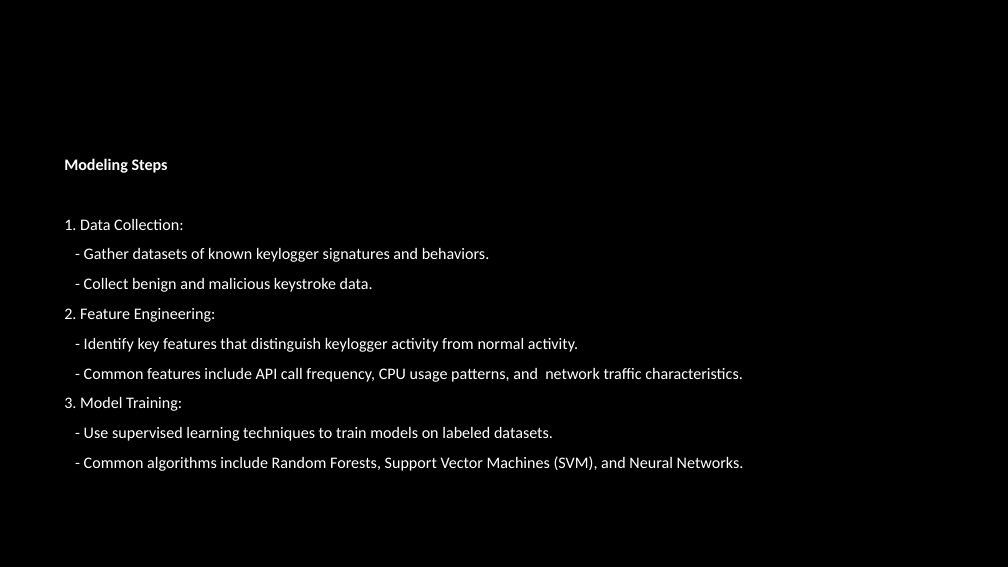
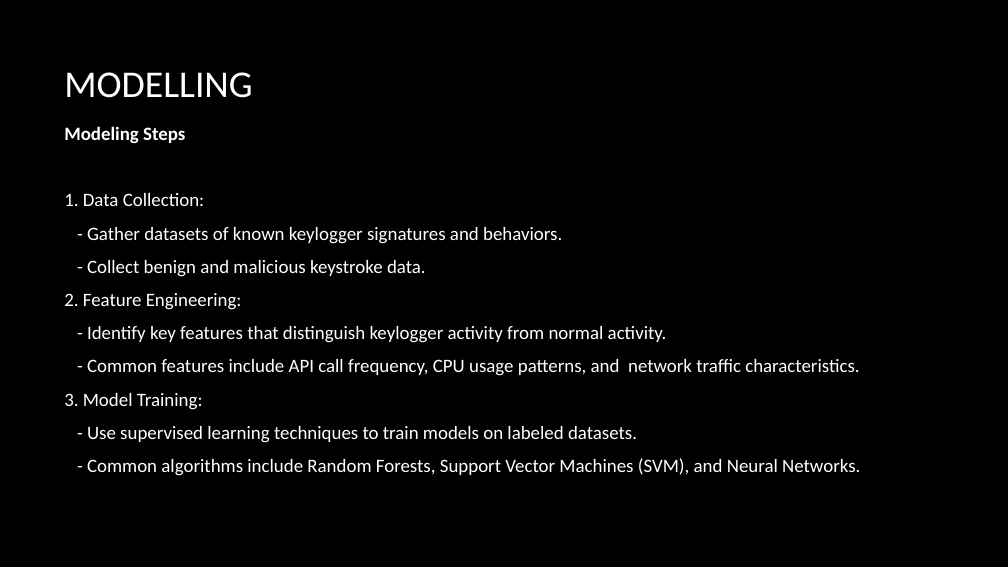
Before and after one commit to AHHarshi/hima_apssdc, a slide deck: slide 9 of hima.pptx. Drawn at 1008x567 pixels with LibreOffice and Linux fonts; fonts in the diff are those of the drawing; background and template pictures are left out. Boxes give left, top, right and bottom in pixels: in the first picture for what was removed or moved away, otherwise in the second. Text is boxed around its words. In the diff, an @@ line names an element or a change of style, - is before the commit and + after.

```diff
--- a/hima.pptx
+++ b/hima.pptx
@@ title added at (x1=64, y1=72, x2=252, y2=98), 36 pt, text #FFFFFF @@
+MODELLING
@@ text "Modeling Steps" moved from (x1=64, y1=219, x2=744, y2=471) to (x1=64, y1=126, x2=860, y2=476) @@
@@ text "Modeling Steps" at (x1=64, y1=126, x2=860, y2=476): size 15.3 to 18 pt @@
```
Also in this commit, not shown: 4 other slides changed, 2 slides added, 3 slides removed.
